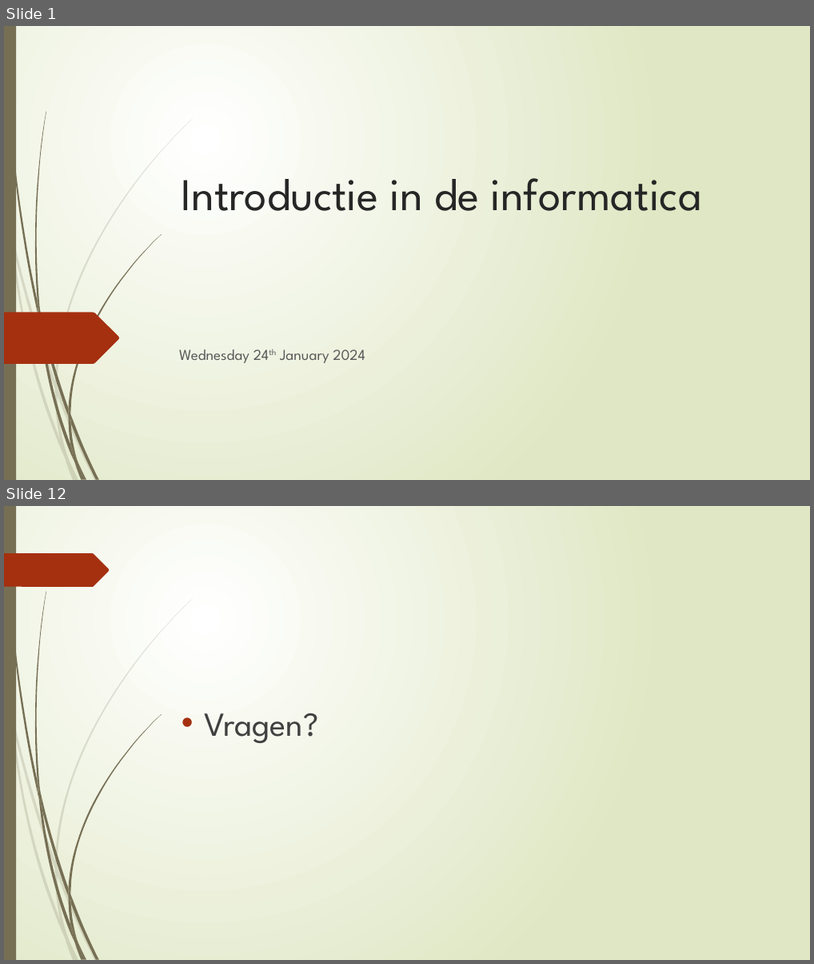
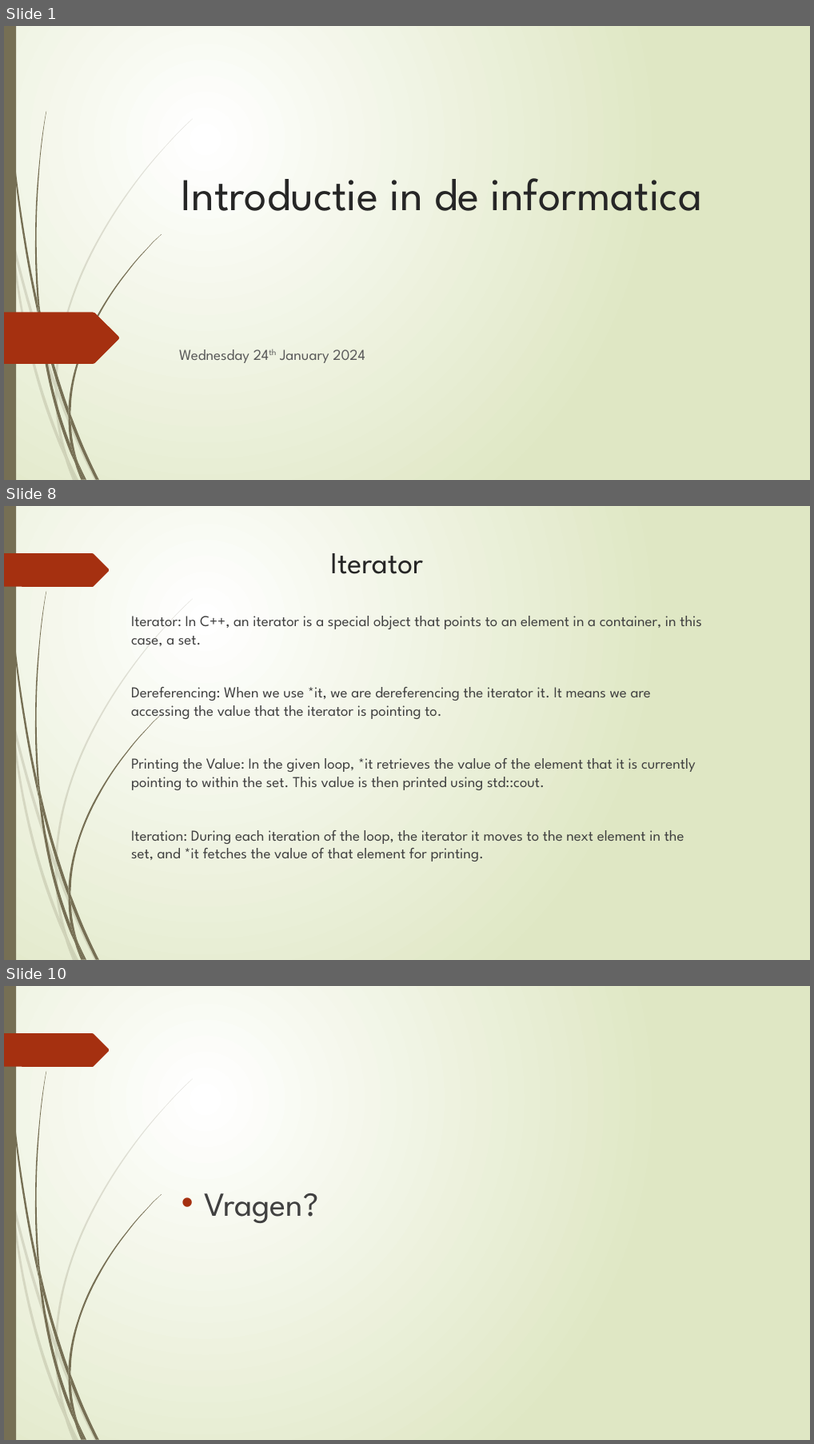
Before and after one commit to widjesh/Inleiding-in-de-Informatica, a slide deck: slides/24th Jan 2024.pptx. Shown one above the other, each under a label of ours: slides 1 and 12 before the commit, slides 1, 8 and 10 after it; the slides between them are not shown. The pictures are 814x964 and 814x1444 pixels, drawn with LibreOffice and Linux fonts; fonts in the diff are those of the drawing. Boxes give left, top, right and bottom in pixels: in the first picture for what was removed or moved away, otherwise in the second. Text is boxed around its words. In the diff, an @@ line names an element or a change of style, - is before the commit and + after.

Commit message:
updated slides

```diff
--- a/slides/24th Jan 2024.pptx
+++ b/slides/24th Jan 2024.pptx
@@ slide 8 added at bbox=[4, 506, 810, 960], background gradient #FFFFFF to #DFE8C4; not listed: 24 template elements that a slide beside it also shows @@
@@ title added at bbox=[330, 553, 423, 574], 36 pt, text #262626 @@
+Iterator
@@ text added at bbox=[131, 616, 702, 861], 18 pt, text #404040 @@
+Iterator: In C++, an iterator is a special object that points to an element in a container, in this case, a set.
+Dereferencing: When we use *it, we are dereferencing the iterator it. It means we are accessing the value that the iterator is pointing to.
+Printing the Value: In the given loop, *it retrieves the value of the element that it is currently pointing to within the set. This value is then printed using std::cout.
+Iteration: During each iteration of the loop, the iterator it moves to the next element in the set, and *it fetches the value of that element for printing.
@@ what was slide 12 is now slide 10 @@
```
Also in this commit, not shown: 7 other slides added, 10 slides removed.
